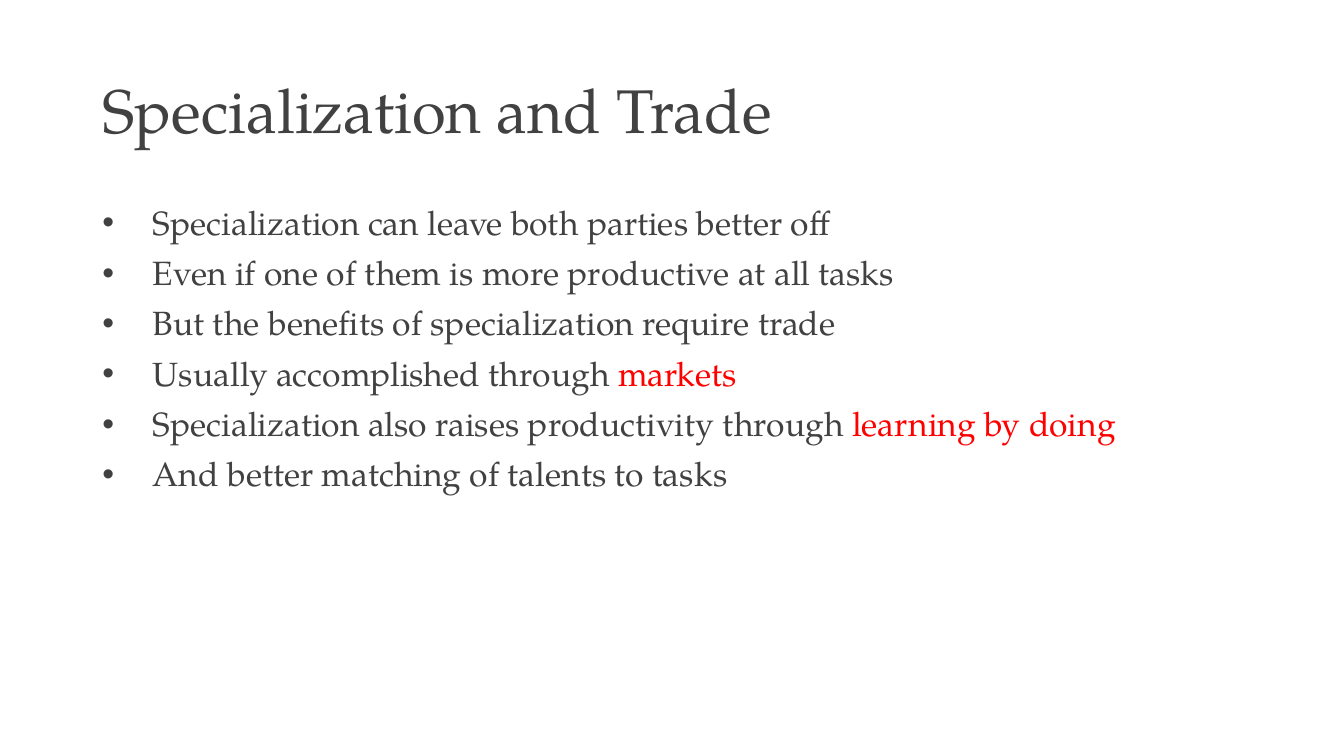
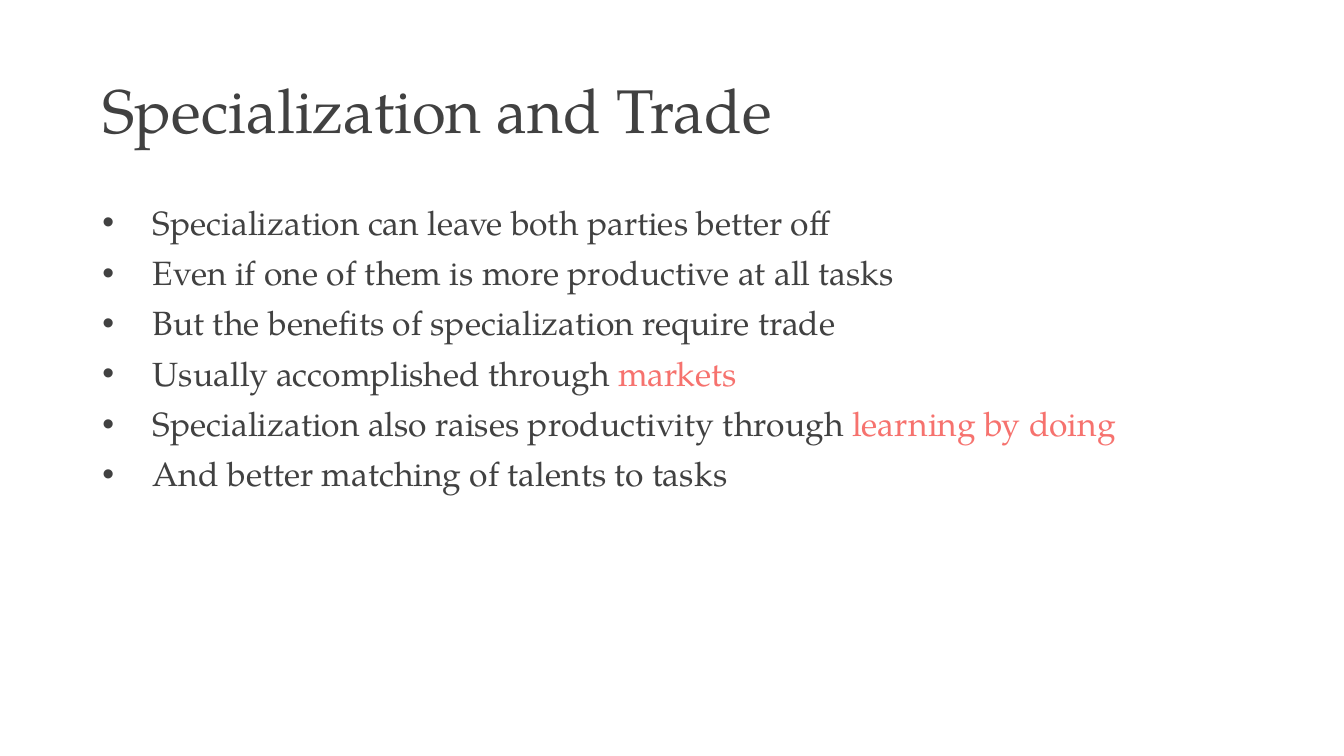
Before and after one commit to rs328/Slides-for-Principles, a slide deck: slide 19 of 02 Specialization and Trade.pptx (slide 17 before the commit). Drawn at 1344x756 pixels with LibreOffice and Linux fonts; fonts in the diff are those of the drawing. Boxes give left, top, right and bottom in pixels: in the first picture for what was removed or moved away, otherwise in the second. Text is boxed around its words. In the diff, an @@ line names an element or a change of style, - is before the commit and + after.

```diff
--- a/02 Specialization and Trade.pptx
+++ b/02 Specialization and Trade.pptx
@@ text at (x1=153, y1=361, x2=1116, y2=446): text colour #FF0000 to #F6726E in "markets", "learning by doing" @@
```
Also in this commit, not shown: 9 other slides changed, 3 slides added, 1 slide removed, 2 other files.
